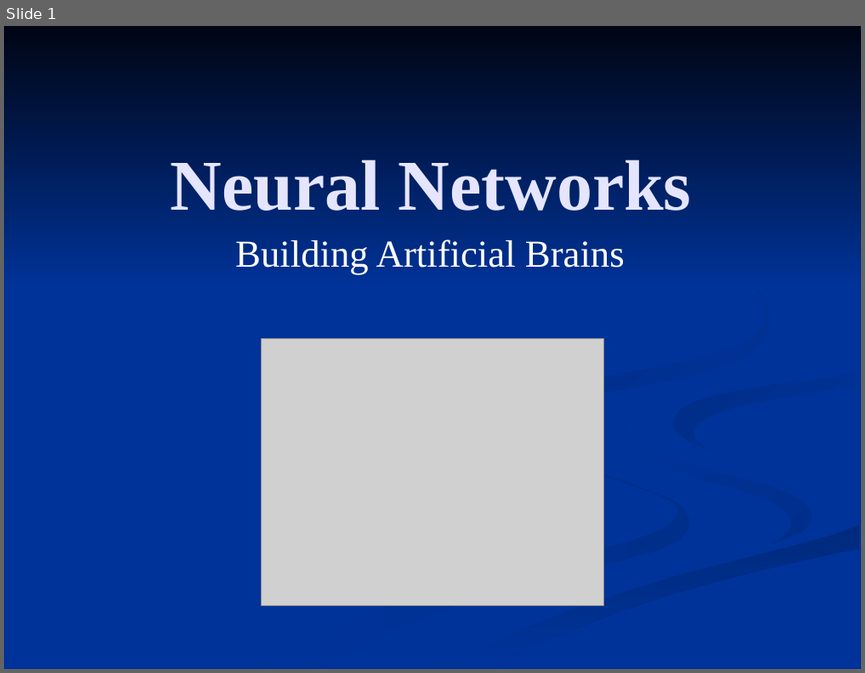
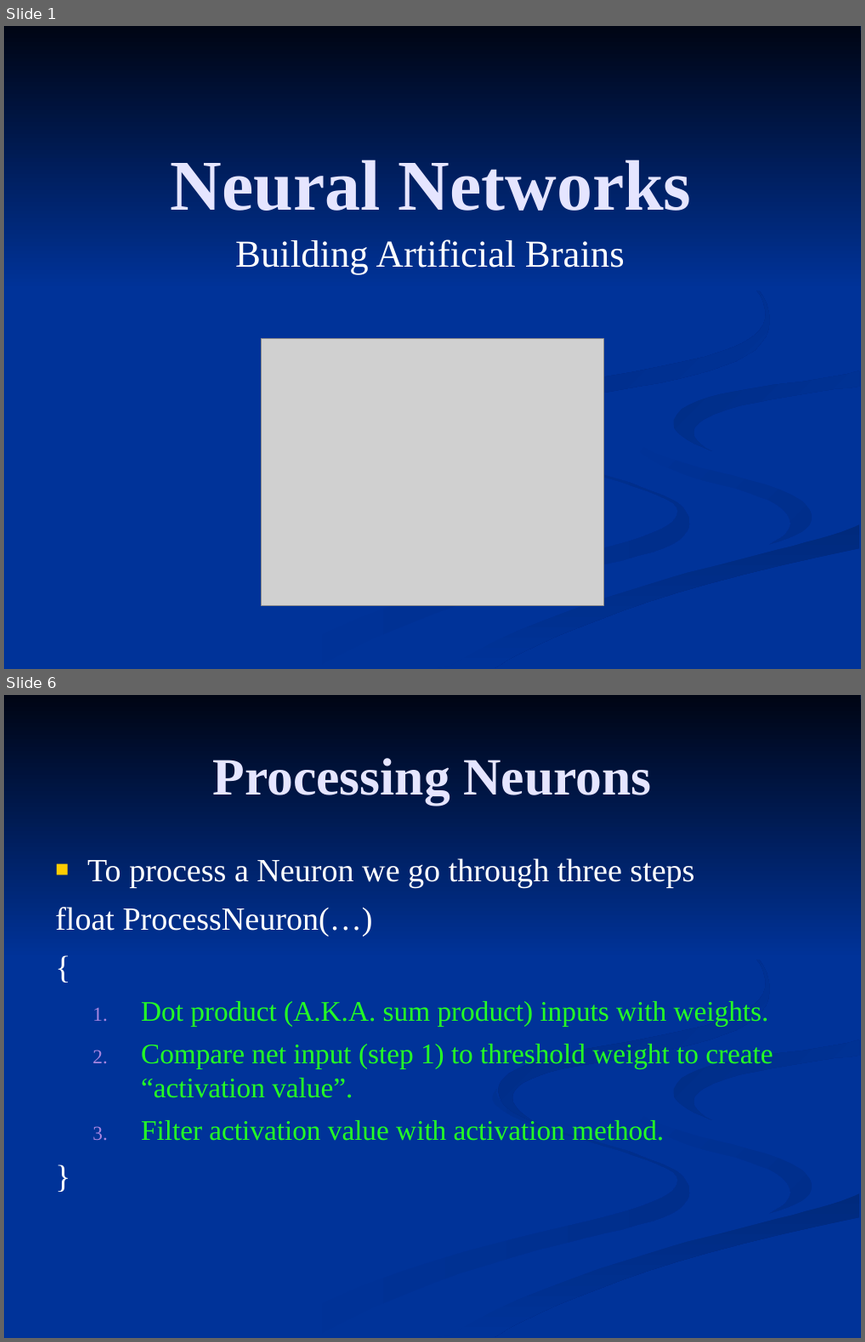
Before and after one commit to FleepyBeepy/Artificial-Intelligence, a slide deck: Lecture Slides/8.2 - Neural Networks.ppt. Shown one above the other, each under a label of ours: slide 1 before the commit, slides 1 and 6 after it; the slides between them are not shown. The pictures are 865x673 and 865x1342 pixels, drawn with LibreOffice and Linux fonts; fonts in the diff are those of the drawing; grey boxes stand for pictures. Boxes give left, top, right and bottom in pixels: in the first picture for what was removed or moved away, otherwise in the second. Text is boxed around its words. In the diff, an @@ line names an element or a change of style, - is before the commit and + after.

```diff
--- a/Lecture Slides/8.2 - Neural Networks.ppt
+++ b/Lecture Slides/8.2 - Neural Networks.ppt
@@ slide 6 added at <box>4,695,861,1338</box>, background #003399; not listed: 7 template elements that a slide beside it also shows @@
@@ title added at <box>213,758,651,805</box>, 44 pt, text #E5E5FF, bold @@
+Processing Neurons
@@ text added at <box>55,858,772,1140</box>, 23.8 pt, text #24FF24 @@
+■ To process a Neuron we go through three steps
+float ProcessNeuron(…)
+{
+  1. Dot product (A.K.A. sum product) inputs with weights.
+  2. Compare net input (step 1) to threshold weight to create “activation value”.
+  3. Filter activation value with activation method.
+}
```
Also in this commit, not shown: 3 other slides changed, 14 other slides added, 2 slides removed.
